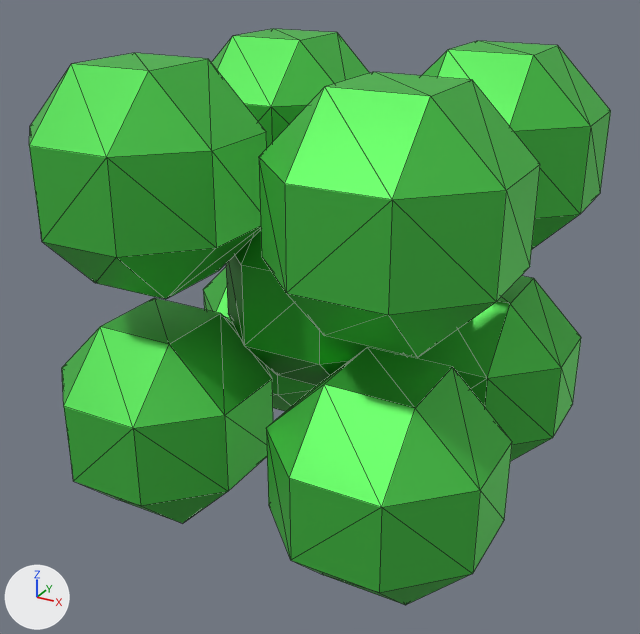
One commit to the glTF model fractalarchimedean/vr/salas/glb/fractalrhombicuboctahedron1.glb: the scene before it, then after it.
One viewpoint serves both versions: a 50 mm camera at (6.67, -12.53, 5.53) aimed at (-0.05, -0.31, -0.57). Arrows for +X, +Y and +Z are at lower left; the lights stay in place. Mesh edges are drawn as thin lines. Where no turn or scale is listed for an object, it has been applied to the vertices.
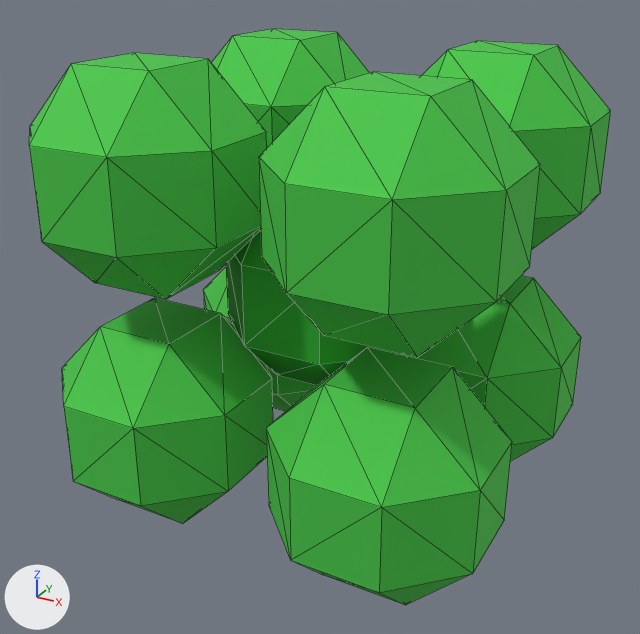
Changed parts and their boxes [x1, y1, x2, y2] in the pictures (640 x 634 px):
'Mesh_2', surface changed: [259, 72, 537, 357] in both
'Mesh_7', surface changed: [266, 357, 512, 604] in both
'Mesh_3', surface changed: [29, 53, 267, 299] in both
'Mesh_6', surface changed: [62, 298, 273, 522] in both
'Mesh_1', surface changed: [421, 41, 609, 249] in both
'Mesh_5', surface changed: [412, 276, 581, 461] in both
'Mesh_0', surface changed: [211, 29, 370, 148] in both
'Mesh_8', surface changed: [226, 230, 348, 385] in both

The change, as a list of edits to the scene's bpy script:
```text
Change mat_cor11:
    mat_cor11.roughness: 0.5 -> 0.8
Change mat_cor11_001:
    mat_cor11_001.roughness: 0.5 -> 0.8
Change mat_cor11_002:
    mat_cor11_002.roughness: 0.5 -> 0.8
Change mat_cor11_003:
    mat_cor11_003.roughness: 0.5 -> 0.8
Change mat_cor11_005:
    mat_cor11_005.roughness: 0.5 -> 0.8
Change mat_cor11_006:
    mat_cor11_006.metallic: 0.5 -> 0.3
    mat_cor11_006.roughness: 0.5 -> 0.8
Change mat_cor11_007:
    mat_cor11_007.metallic: 0.5 -> 0.3
    mat_cor11_007.roughness: 0.5 -> 0.8
Change mat_cor11_008:
    mat_cor11_008.metallic: 0.5 -> 0.3
    mat_cor11_008.roughness: 0.5 -> 0.8
```
